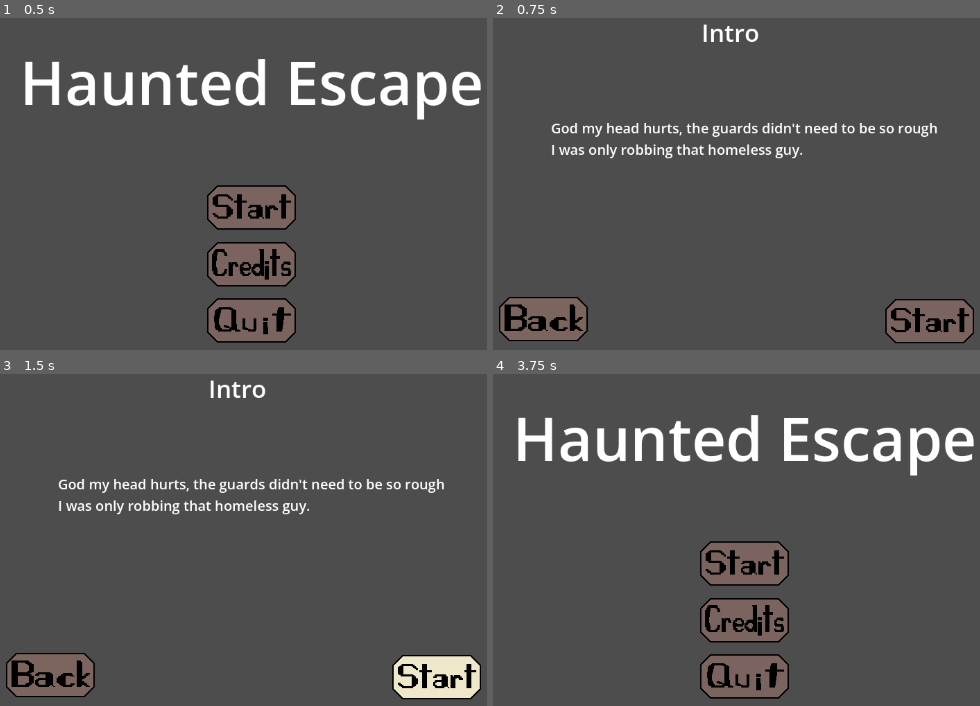
Above: before the commit, frames 1-4 (two rows, left to right).
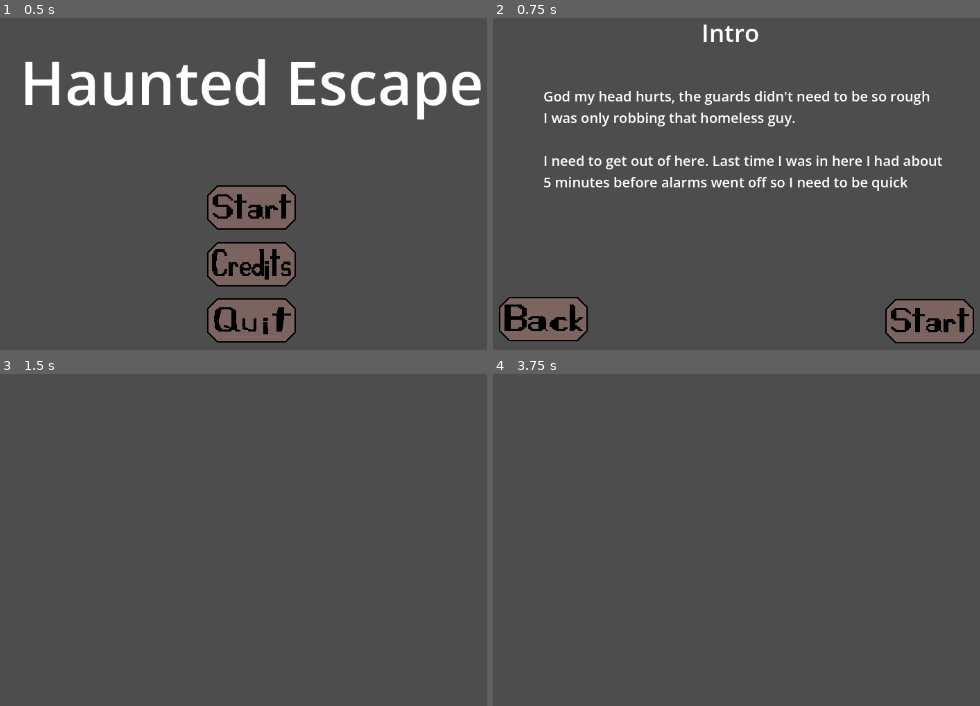
Above: after the commit, the same moments.

Repository: 3nter-Name/Game-Dev-Final-Project
Game: Godot game, scene res://Non-Game Scenes/Menu.tscn
The game is run twice, just before and just after one commit, with the same random seed, the same clock (stepped at 60 frames per second) and the same inputs. The project has no main scene, so this scene is started directly.
Inputs (mouse positions are in pixels of both pictures, inside the frame that each line leads up to):
- Up to frame 1 (0.5 s): no input
- Up to frame 2 (0.75 s): click (746, 207) at 0.5 s
- Up to frame 3 (1.5 s): click (438, 676) at 1.25 s
- Up to frame 4 (3.75 s): click (931, 676) at 2.02 s; click (931, 676) at 2.77 s; click (541, 676) at 3.52 s

Frame 1 is identical in both runs. In frame 2, 6.1% of the frame differs, in the area x 10-93%, y 21-53%; in frame 3, 6.7%; in frame 4, 12%, in the area x 5-99%, y 12-98%.

Commit message:
Begun Adding HUD
Added a timer to the Hud of the Main Controller, also added ability to fail and made rest of the buttons work.

Diff:
--- a/Levels/Level_Base.tscn
+++ b/Levels/Level_Base.tscn
@@ -1,7 +1,6 @@
 [gd_scene format=3 uid="uid://cafqpgkm3i5f"]
 
 [ext_resource type="TileSet" uid="uid://bb605op0tjocp" path="res://Levels/Environment.tres" id="1_e6y7n"]
-[ext_resource type="PackedScene" uid="uid://brdbq7r27u6u2" path="res://Player/Player.tscn" id="1_j2yby"]
 
 [node name="LevelBase" type="Node2D" unique_id=646927784]
 
@@ -11,5 +10,3 @@
 
 [node name="Environment" type="TileMapLayer" parent="." unique_id=508296661]
 tile_set = ExtResource("1_e6y7n")
-
-[node name="Player" parent="." unique_id=87573410 instance=ExtResource("1_j2yby")]
--- /dev/null
+++ b/Levels/Main_Controller.tscn
@@ -0,0 +1,7 @@
+[gd_scene format=3 uid="uid://68ash6m5uk0g"]
+
+[ext_resource type="PackedScene" uid="uid://brdbq7r27u6u2" path="res://Player/Player.tscn" id="1_884h6"]
+
+[node name="MainController" type="Node" unique_id=1705005206]
+
+[node name="Player" parent="." unique_id=87573410 instance=ExtResource("1_884h6")]
--- a/Non-Game Scenes/Fail.tscn
+++ b/Non-Game Scenes/Fail.tscn
@@ -86,3 +86,4 @@
 texture_normal = ExtResource("6_5ujul")
 texture_hover = ExtResource("7_g1oi6")
 script = ExtResource("5_aly0a")
+where_to = "res://Levels/Main_Controller.tscn"
--- a/Non-Game Scenes/Intro.tscn
+++ b/Non-Game Scenes/Intro.tscn
@@ -48,7 +48,10 @@
 grow_horizontal = 2
 grow_vertical = 2
 text = "God my head hurts, the guards didn't need to be so rough
-I was only robbing that homeless guy."
+I was only robbing that homeless guy.
+
+I need to get out of here. Last time I was in here I had about
+5 minutes before alarms went off so I need to be quick"
 label_settings = ExtResource("2_q04c3")
 
 [node name="Start" type="TextureButton" parent="." unique_id=1732613535]
@@ -67,6 +70,7 @@
 texture_normal = ExtResource("3_x4iwp")
 texture_hover = ExtResource("4_0677o")
 script = ExtResource("5_30556")
+where_to = "res://Levels/Main_Controller.tscn"
 
 [node name="Back" type="TextureButton" parent="." unique_id=1039296075]
 layout_mode = 1
--- a/Non-Game Scenes/Success.tscn
+++ b/Non-Game Scenes/Success.tscn
@@ -87,3 +87,4 @@
 texture_normal = ExtResource("6_agjqp")
 texture_hover = ExtResource("7_fexac")
 script = ExtResource("5_qwldv")
+where_to = "res://Levels/Main_Controller.tscn"
--- a/Player/Player.tscn
+++ b/Player/Player.tscn
@@ -1,4 +1,6 @@
 [gd_scene format=3 uid="uid://brdbq7r27u6u2"]
+
+[ext_resource type="Script" uid="uid://s22k1fwxxej0" path="res://Player/Timer.gd" id="1_3qydi"]
 
 [sub_resource type="SpriteFrames" id="SpriteFrames_l2ndj"]
 
@@ -11,3 +13,14 @@
 
 [node name="CollisionShape2D" type="CollisionShape2D" parent="." unique_id=1015302828]
 shape = SubResource("RectangleShape2D_3qydi")
+
+[node name="TimerDisplay" type="Label" parent="." unique_id=1023570158]
+offset_right = 40.0
+offset_bottom = 23.0
+script = ExtResource("1_3qydi")
+
+[node name="Timer" type="Timer" parent="TimerDisplay" unique_id=930294191]
+wait_time = 300.0
+autostart = true
+
+[connection signal="timeout" from="TimerDisplay/Timer" to="TimerDisplay" method="_on_timer_timeout"]
--- /dev/null
+++ b/Player/Timer.gd
@@ -0,0 +1,15 @@
+extends Label
+
+
+# Called when the node enters the scene tree for the first time.
+func _ready() -> void:
+	pass # Replace with function body.
+
+
+# Called every frame. 'delta' is the elapsed time since the previous frame.
+func _process(delta: float) -> void:
+	pass
+
+
+func _on_timer_timeout() -> void:
+	get_parent().get_parent().get_tree().change_scene_to_file("res://Non-Game Scenes/Fail.tscn");
Not shown, added: Player/Timer.gd.uid
